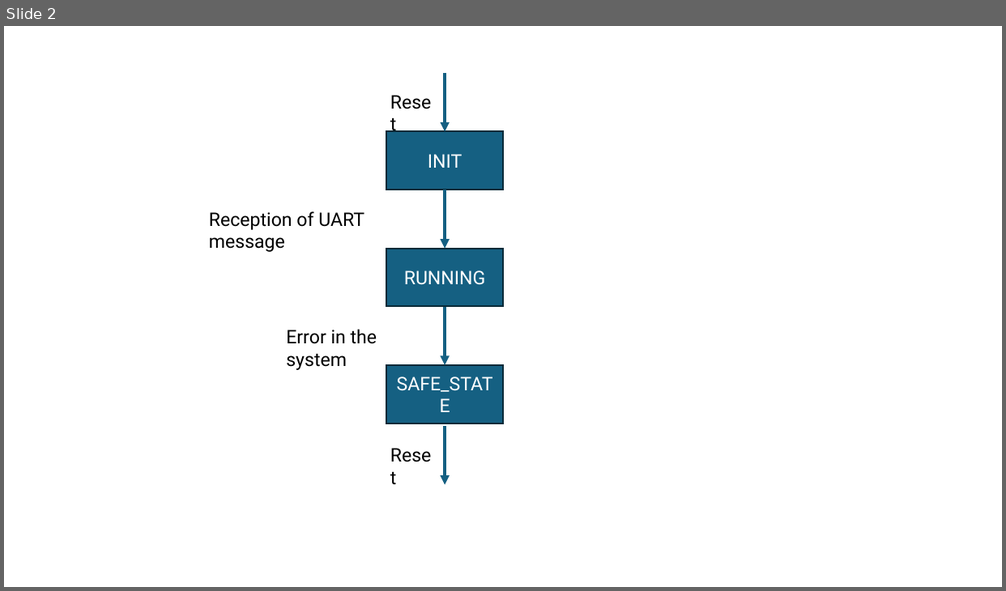
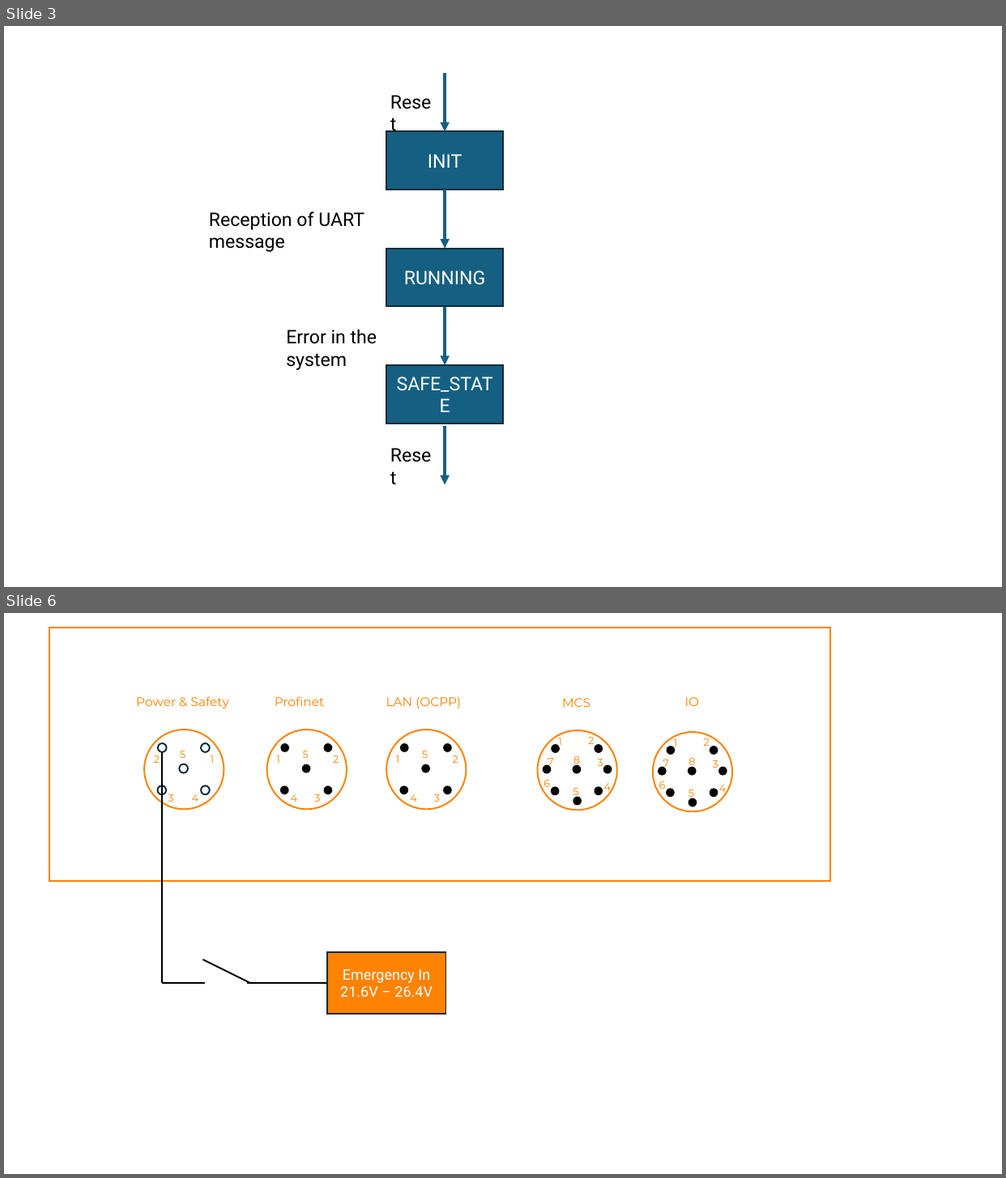
Before and after one commit to chargebyte/chargebyte-docs, a slide deck: docs/source/utils/Images.pptx. Shown one above the other, each under a label of ours: slide 2 before the commit, slides 3 and 6 after it; the slides between them are not shown. The pictures are 1006x591 and 1006x1178 pixels, drawn with LibreOffice and Linux fonts; fonts in the diff are those of the drawing. Boxes give left, top, right and bottom in pixels: in the first picture for what was removed or moved away, otherwise in the second. Text is boxed around its words. In the diff, an @@ line names an element or a change of style, - is before the commit and + after.

```diff
--- a/docs/source/utils/Images.pptx
+++ b/docs/source/utils/Images.pptx
@@ slide 6 added at <box>4,613,1002,1174</box>, background #FFFFFF @@
@@ line added from (162, 752) to (162, 983), #000000 1.5 pt @@
@@ group added at <box>49,628,830,881</box>: 36 texts, 36 ellipses, 1 rectangle @@
+4
+4
+Power & Safety
+Profinet
+LAN (OCPP)
+MCS
+IO
+2
+1
+5
+3
+4
+1
+2
+5
+4
+3
+1
+2
+5
+4
+3
+1
+2
+5
+3
+6
+7
+8
+1
+2
+5
+3
+6
+7
+8
@@ line added from (203, 960) to (250, 983), #000000 1.5 pt @@
@@ rectangle added at <box>327,953,446,1013</box>, fill #FF8200, outline #092A39 1.5 pt, 14 pt, text #FFFFFF @@
+Emergency In
+21.6V – 26.4V
@@ line added from (162, 983) to (206, 983), #000000 1.5 pt @@
@@ line added from (247, 983) to (326, 983), #000000 1.5 pt @@
@@ what was slide 2 is now slide 3 @@
```
Also in this commit, not shown: 4 other slides added, 16 other files.
